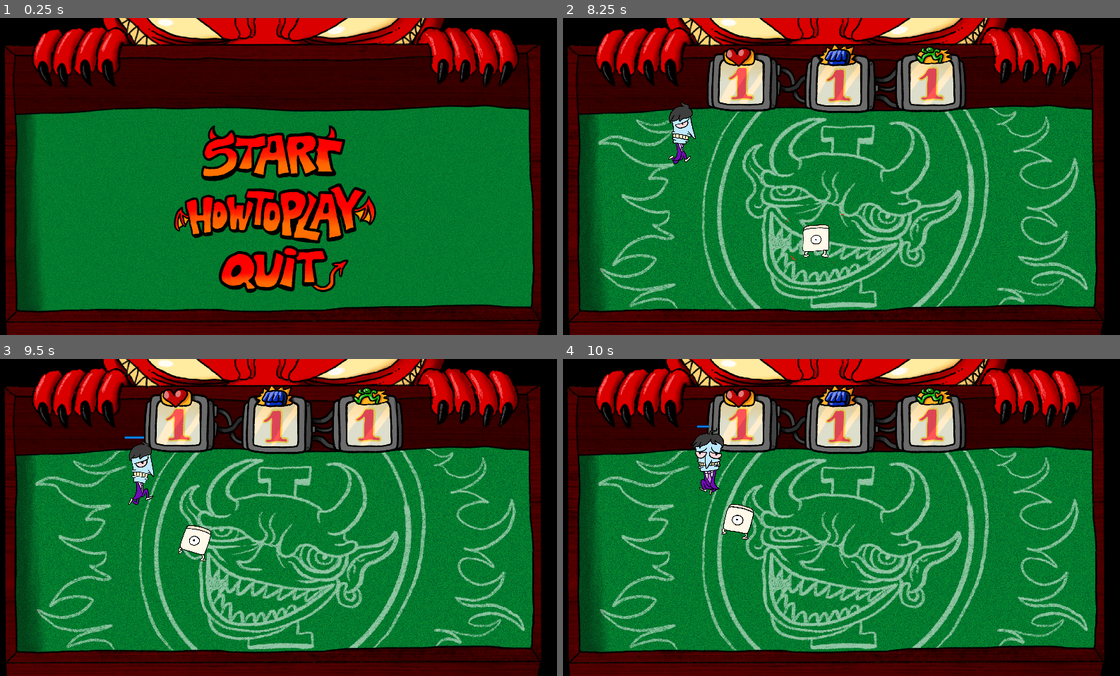
Above: before the commit, frames 1-4 (two rows, left to right).
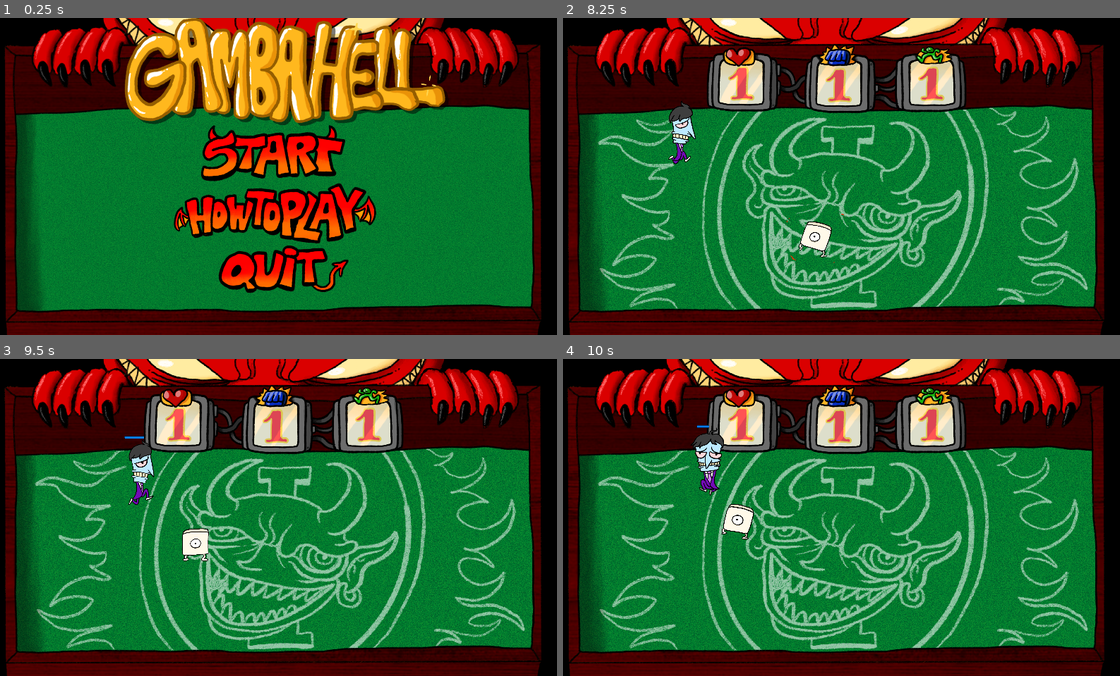
Above: after the commit, the same moments.

Repository: TheSeahorse/GMTK2022
Game: Godot game, scene res://Main.tscn
Two runs of this game, one before a commit and one after it. Both use one fixed random seed, a clock stepped at 60 frames per second and the inputs below. Sound files missing from this copy of the repository are replaced by a short silence.
Inputs (mouse positions are in pixels of both pictures, inside the frame that each line leads up to):
- Up to frame 1 (0.25 s): no input
- Up to frame 2 (8.25 s): click (835, 214) at 0.5 s; click (835, 176) at 1.25 s; click (835, 154) at 2 s; move the mouse to (964, 160) at 2.77 s; hold D (move_right) 2.78-3.53 s; hold Right mouse button (attack) 2.78-3.53 s; tap Enter at 3.5, 5 s; move the mouse to (724, 192) at 3.52 s; hold S (move_down) 3.53-4.28 s; click (724, 192) at 3.6 s; tap Space at 4.25 s; move the mouse to (891, 106) at 4.27 s; hold D (move_right) 4.28-5.03 s; hold Right mouse button (attack) 4.28-5.03 s; move the mouse to (808, 239) at 5.02 s; hold W (move_up) 5.03-5.78 s; click (808, 239) at 5.1 s; move the mouse to (1008, 224) at 5.77 s; hold Right mouse button (attack) 5.78-6.53 s; hold A (move_left) 5.78-7.28 s; move the mouse to (668, 128) at 6.52 s; click (668, 128) at 6.6 s; move the mouse to (863, 176) at 7.27 s; hold S (move_down) 7.28-8.03 s; hold Right mouse button (attack) 7.28-8.03 s; move the mouse to (752, 97) at 8.02 s; hold D (move_right) from 8.03 s (still down); click (752, 97) at 8.1 s
- Up to frame 3 (9.5 s): move the mouse to (401, 501) at 8.77 s; release D (move_right) at 8.78 s; hold W (move_up) from 8.78 s (still down); hold Right mouse button (attack) from 8.78 s (still down)
- Up to frame 4 (10 s): move the mouse to (724, 533) at 9.52 s; release W (move_up) at 9.53 s; release Right mouse button (attack) at 9.53 s; hold D (move_right) from 9.53 s (still down); click (724, 533) at 9.6 s

The runs differ from the first frame. In frame 1, 14% of the frame differs, in the area x 22-81%, y 0-34%; in frame 2, 0.3%; in frame 3, 0.2%; in frame 4, less than 0.1%.

Commit message:
added game logo

Diff:
--- a/Enemy.tscn
+++ b/Enemy.tscn
@@ -179,6 +179,7 @@
 
 [node name="AnimatedSprite" type="AnimatedSprite" parent="."]
 frames = SubResource( 10 )
+frame = 2
 playing = true
 
 [node name="Spawn" type="AnimatedSprite" parent="."]
--- a/Menu.gd
+++ b/Menu.gd
@@ -11,12 +11,14 @@
     get_tree().change_scene("res://Game.tscn")
 
 func _on_HowToPlayButton_pressed():
+    $Logo.show()
     $Buttons.hide()
     $HowToPlay/AnimationPlayer.play("coin_move")
     $HowToPlay.show()
 
 
 func _on_HowToPlayTexture_pressed():
+    $Logo.show()
     $HowToPlay.hide()
     $HowToPlay/AnimationPlayer.play("RESET")
     $Buttons.show()
--- a/Menu.tscn
+++ b/Menu.tscn
@@ -12,6 +12,7 @@
 [ext_resource path="res://assets/HUD/one.png" type="Texture" id=10]
 [ext_resource path="res://assets/HUD/cursor_reg.png" type="Texture" id=11]
 [ext_resource path="res://assets/HUD/seven.png" type="Texture" id=12]
+[ext_resource path="res://assets/HUD/gamename.png" type="Texture" id=13]
 
 [sub_resource type="AtlasTexture" id=1]
 flags = 4
@@ -109,6 +110,49 @@
 "values": [ false, true ]
 }
 
+[sub_resource type="AtlasTexture" id=4]
+flags = 4
+atlas = ExtResource( 13 )
+region = Rect2( 0, 0, 1922, 1082 )
+
+[sub_resource type="AtlasTexture" id=5]
+flags = 4
+atlas = ExtResource( 13 )
+region = Rect2( 0, 1082, 1922, 1082 )
+
+[sub_resource type="AtlasTexture" id=6]
+flags = 4
+atlas = ExtResource( 13 )
+region = Rect2( 0, 2164, 1922, 1082 )
+
+[sub_resource type="AtlasTexture" id=7]
+flags = 4
+atlas = ExtResource( 13 )
+region = Rect2( 0, 3246, 1922, 1082 )
+
+[sub_resource type="AtlasTexture" id=8]
+flags = 4
+atlas = ExtResource( 13 )
+region = Rect2( 0, 4328, 1922, 1082 )
+
+[sub_resource type="AtlasTexture" id=9]
+flags = 4
+atlas = ExtResource( 13 )
+region = Rect2( 0, 5410, 1922, 1082 )
+
+[sub_resource type="AtlasTexture" id=10]
+flags = 4
+atlas = ExtResource( 13 )
+region = Rect2( 0, 6492, 1922, 1082 )
+
+[sub_resource type="SpriteFrames" id=11]
+animations = [ {
+"frames": [ SubResource( 4 ), SubResource( 5 ), SubResource( 6 ), SubResource( 7 ), SubResource( 8 ), SubResource( 9 ), SubResource( 10 ) ],
+"loop": true,
+"name": "default",
+"speed": 10.0
+} ]
+
 [node name="Menu" type="Control"]
 anchor_right = 1.0
 anchor_bottom = 1.0
@@ -224,6 +268,12 @@
 margin_bottom = 1201.02
 texture = ExtResource( 11 )
 
+[node name="Logo" type="AnimatedSprite" parent="."]
+frames = SubResource( 11 )
+frame = 2
+playing = true
+centered = false
+
 [connection signal="pressed" from="Buttons/StartButton" to="." method="_on_StartButton_pressed"]
 [connection signal="pressed" from="Buttons/HowToPlayButton" to="." method="_on_HowToPlayButton_pressed"]
 [connection signal="pressed" from="Buttons/QuitButton" to="." method="_on_QuitButton_pressed"]
Not shown: 1 places in Menu.tscn that only renumber resources
Binary file added: assets/HUD/gamename.png
Not shown, added: assets/HUD/gamename.png.import
